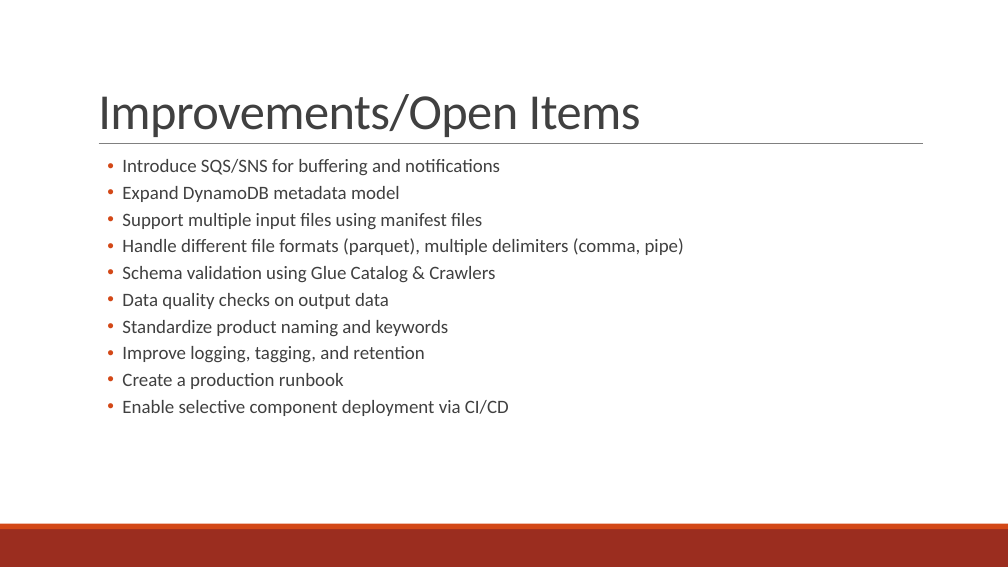
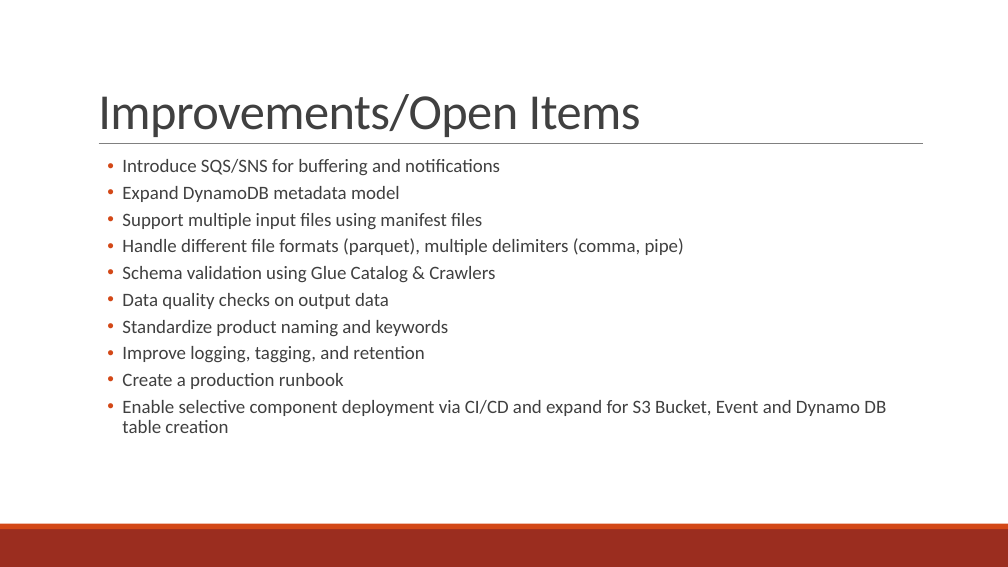
Before and after one commit to ubharathv/prdsales_repo, a slide deck: slide 8 of Documents/SalesAnalysis_FrameWork.pptx. Drawn at 1008x567 pixels with LibreOffice and Linux fonts; fonts in the diff are those of the drawing. Boxes give left, top, right and bottom in pixels: in the first picture for what was removed or moved away, otherwise in the second. Text is boxed around its words. In the diff, an @@ line names an element or a change of style, - is before the commit and + after.

Commit message:
PPT Update

```diff
--- a/Documents/SalesAnalysis_FrameWork.pptx
+++ b/Documents/SalesAnalysis_FrameWork.pptx
@@ text at (x1=122, y1=400, x2=886, y2=433): text changed @@
-  • Enable selective component deployment via CI/CD
+  • Enable selective component deployment via CI/CD and expand for S3 Bucket, Event and Dynamo DB table creation
```
